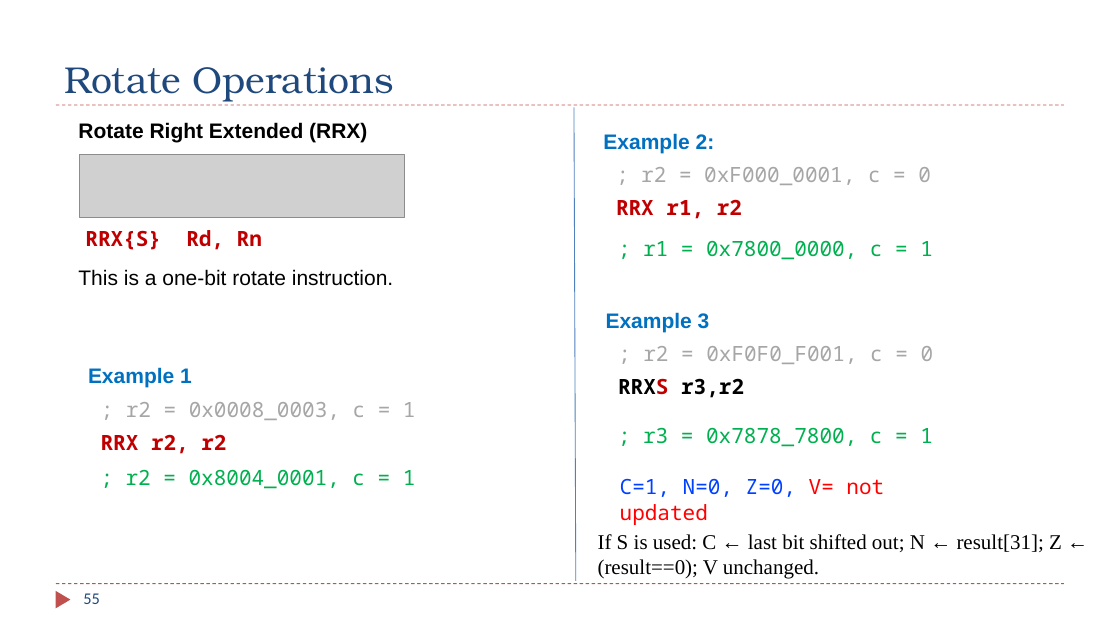
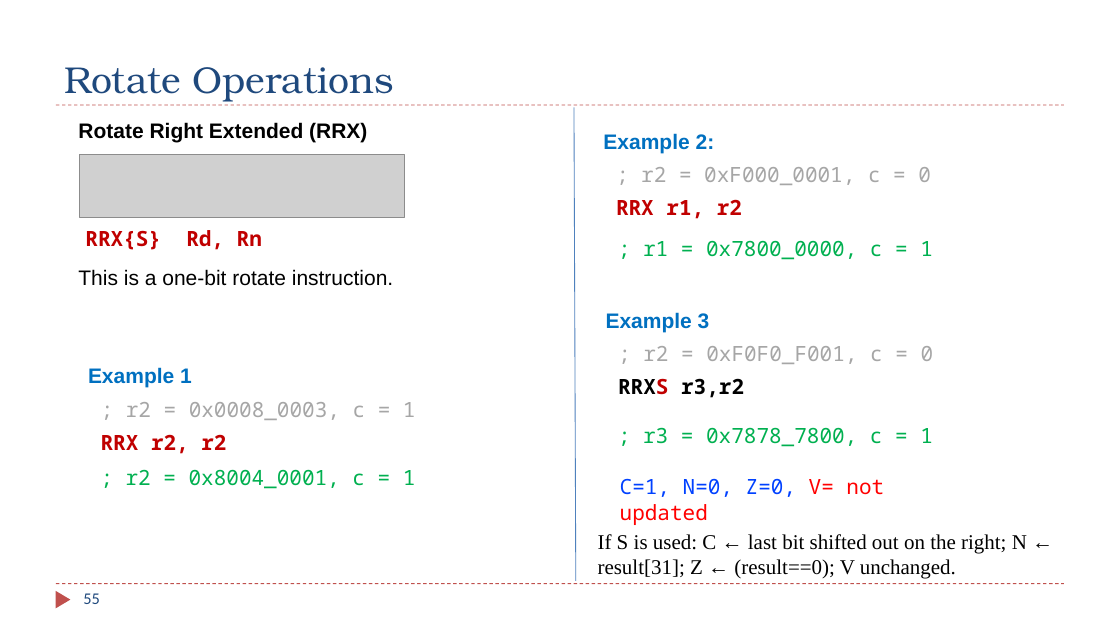
Before and after one commit to guhofstra/CSC111Fa26, a slide deck: slide 55 of PPTs/Ch4_ARM_Arithmetic_Logic.pptx. Drawn at 1120x630 pixels with LibreOffice and Linux fonts; fonts in the diff are those of the drawing; grey boxes stand for pictures. Boxes give left, top, right and bottom in pixels: in the first picture for what was removed or moved away, otherwise in the second. Text is boxed around its words. In the diff, an @@ line names an element or a change of style, - is before the commit and + after.

```diff
--- a/PPTs/Ch4_ARM_Arithmetic_Logic.pptx
+++ b/PPTs/Ch4_ARM_Arithmetic_Logic.pptx
@@ text at <box>598,534,1027,579</box>: text changed @@
-If S is used: C ← last bit shifted out; N ← result[31]; Z ← (result==0); V unchanged.
+If S is used: C ← last bit shifted out on the right; N ← result[31]; Z ← (result==0); V unchanged.
```
Also in this commit, not shown: 9 other slides changed, 1 other file.
